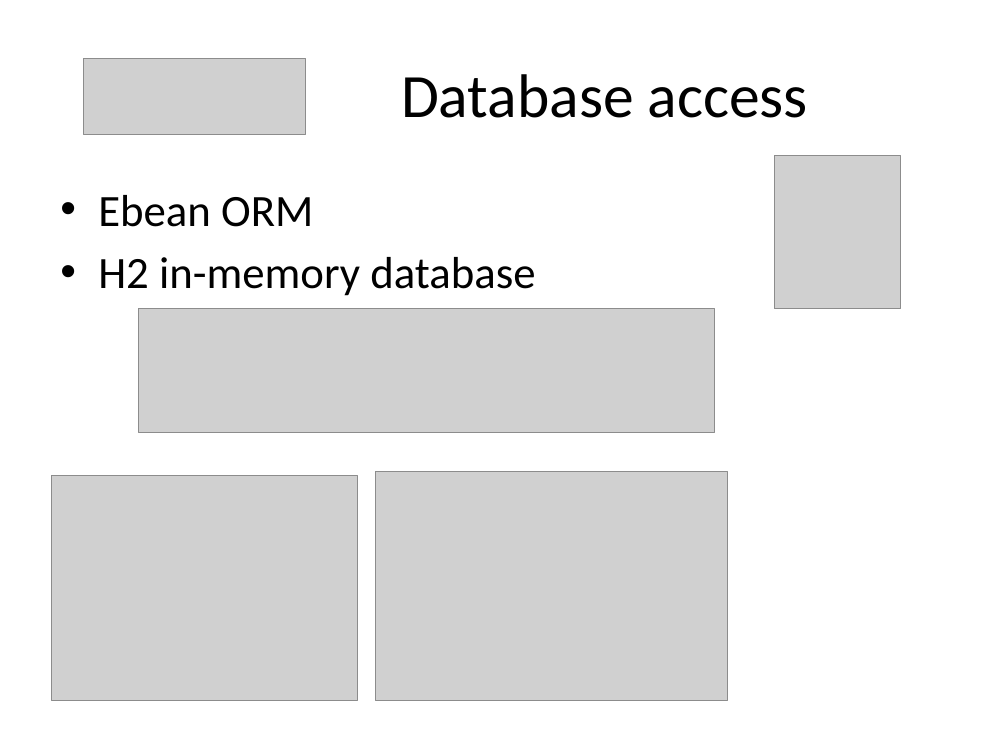
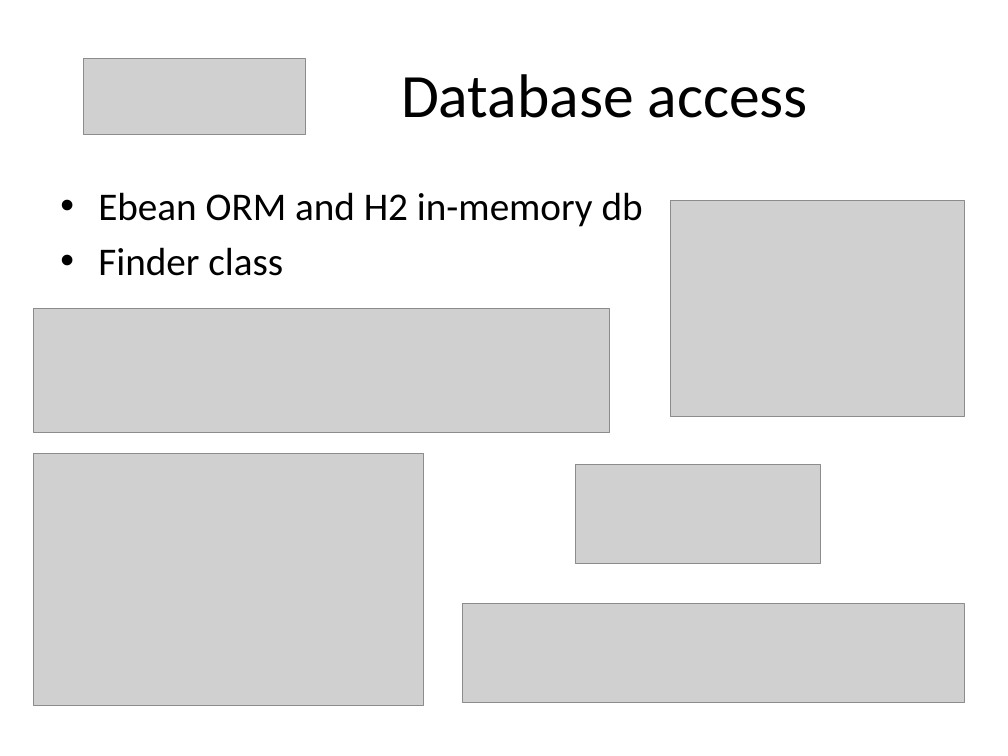
Before and after one commit to martadoberschuetz/dev_training, a slide deck: slide 13 of Play take 2.pptx (slide 15 before the commit). Drawn at 1008x756 pixels with LibreOffice and Linux fonts; fonts in the diff are those of the drawing; grey boxes stand for pictures. Boxes give left, top, right and bottom in pixels: in the first picture for what was removed or moved away, otherwise in the second. Text is boxed around its words. In the diff, an @@ line names an element or a change of style, - is before the commit and + after.

Commit message:
006 Finder class

```diff
--- a/Play take 2.pptx
+++ b/Play take 2.pptx
@@ picture removed at [774, 155, 901, 308] @@
@@ text at [98, 192, 643, 276]: text changed; size 32 to 28 pt @@
-• Ebean ORM
-• H2 in-memory database
+• Ebean ORM and H2 in-memory db
+• Finder class
@@ picture: place and size @@
-picture at [51, 476, 357, 701]
+picture at [670, 201, 964, 416]
@@ picture: place and size @@
-picture at [139, 308, 715, 432]
+picture at [34, 308, 610, 432]
@@ picture: place and size @@
-picture at [375, 472, 728, 701]
+picture at [34, 454, 423, 707]
@@ picture added at [576, 465, 822, 563] @@
@@ picture added at [463, 604, 965, 703] @@
```
Also in this commit, not shown: 6 other slides changed, 3 slides removed, 4 other files.
